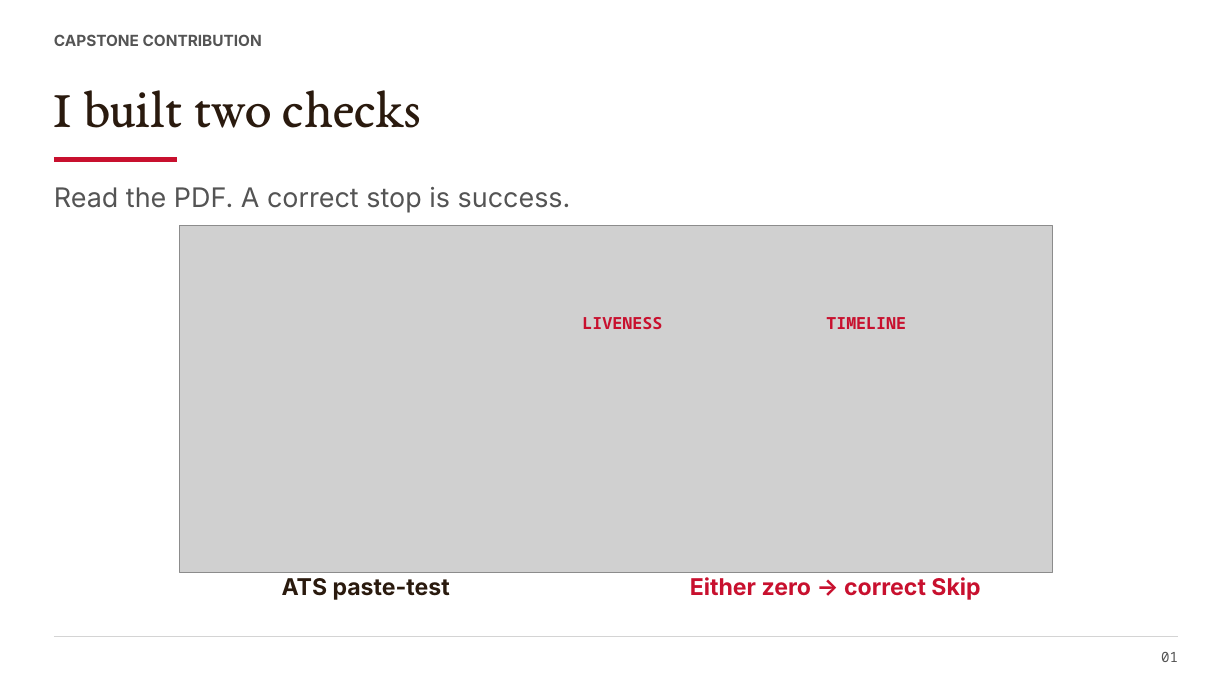
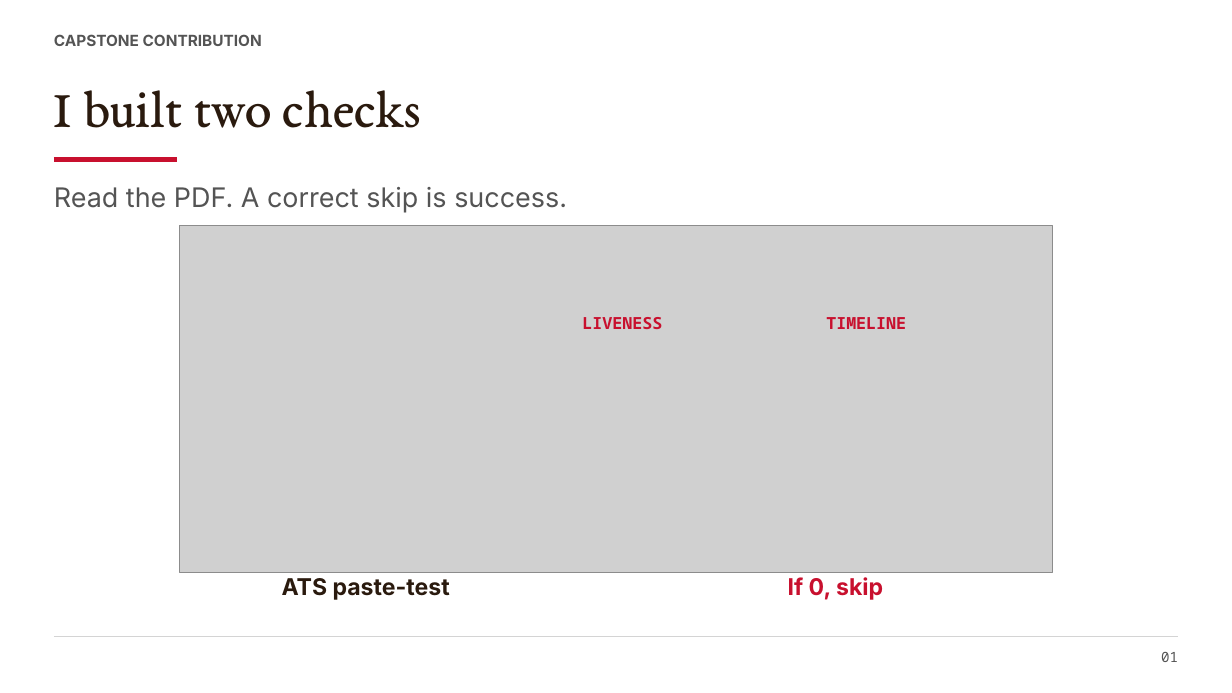
Before and after one commit to Harry99125/the-reallocation-engine, a slide deck: slide 1 of reports/generated/zening-teng-contribution/video-simple.pptx. Drawn at 1232x693 pixels with LibreOffice and Linux fonts; fonts in the diff are those of the drawing; grey boxes stand for pictures. Boxes give left, top, right and bottom in pixels: in the first picture for what was removed or moved away, otherwise in the second. Text is boxed around its words. In the diff, an @@ line names an element or a change of style, - is before the commit and + after.

```diff
--- a/reports/generated/zening-teng-contribution/video-simple.pptx
+++ b/reports/generated/zening-teng-contribution/video-simple.pptx
@@ text at bbox=[54, 187, 567, 213]: text changed @@
-Read the PDF. A correct stop is success.
+Read the PDF. A correct skip is success.
@@ text at bbox=[788, 577, 883, 600]: text changed @@
-Either zero → correct Skip
+If 0, skip
```
Also in this commit, not shown: 11 other files.
